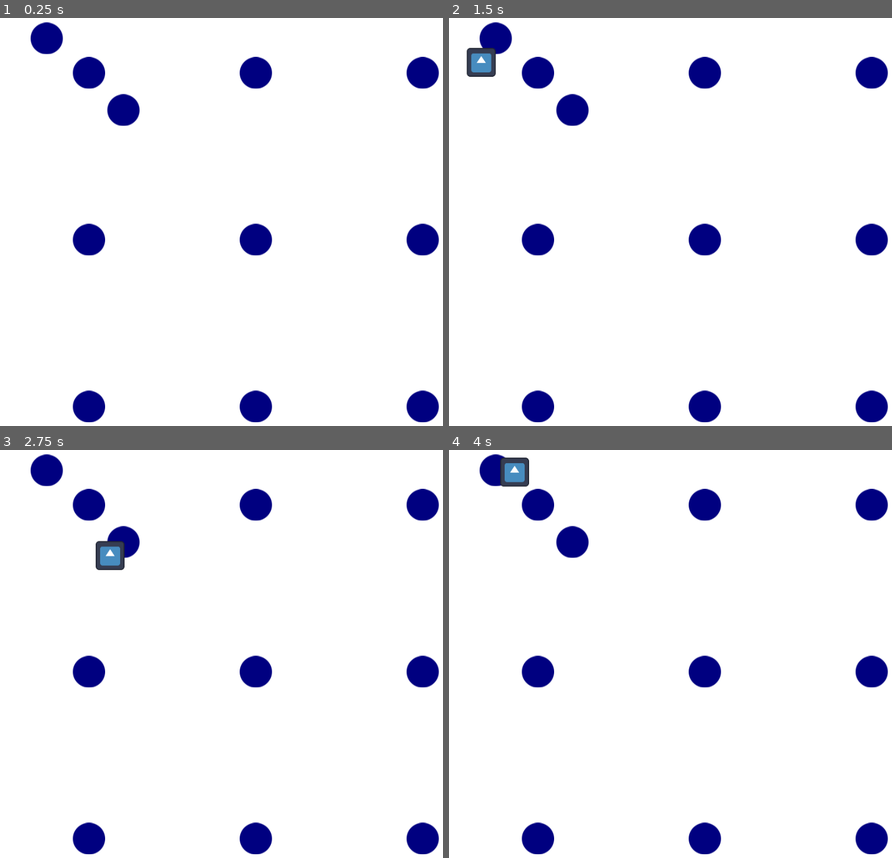
Above: before the commit, frames 1-4 (two rows, left to right).
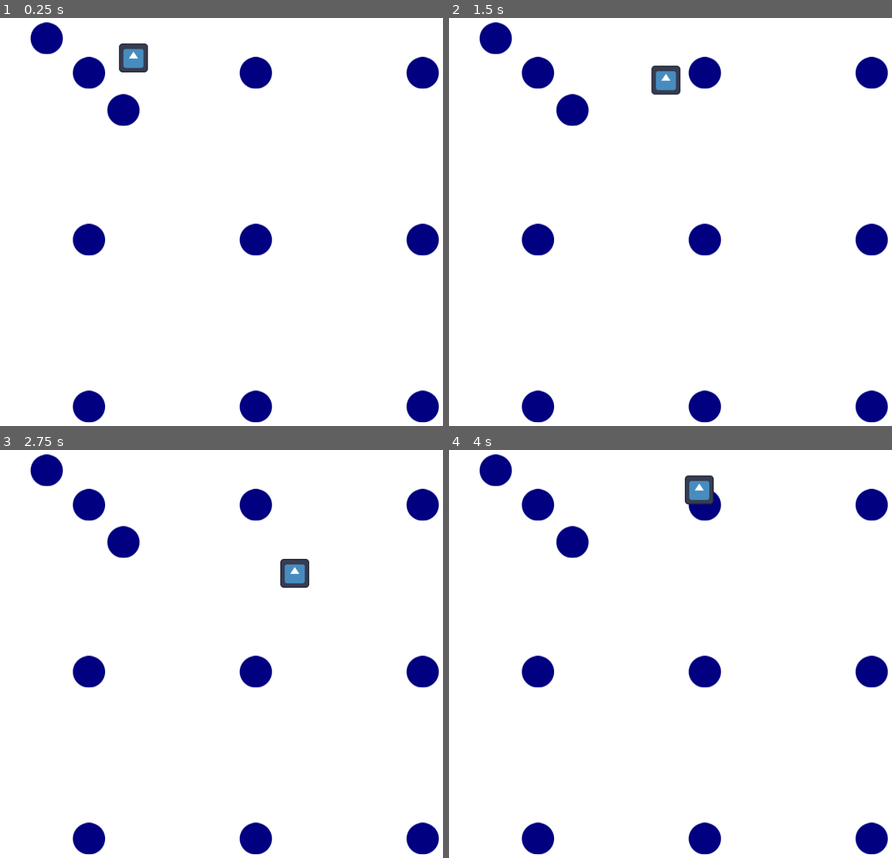
Above: after the commit, the same moments.

Repository: Jcalafange/IA_para_jogos
Game: Godot game, scene res://Cena1.tscn
The game is run twice, just before and just after one commit, with the same random seed, the same clock (stepped at 60 frames per second) and the same inputs. The engine's default icon, where the game draws it, is replaced by a stand-in: a white triangle on a blue panel in a dark square.
Inputs (mouse positions are in pixels of both pictures, inside the frame that each line leads up to):
- Up to frame 1 (0.25 s): no input
- Up to frame 2 (1.5 s): tap Enter at 0.5 s; move the mouse to (807, 213) at 0.52 s; hold Right (ui_right) 0.53-1.28 s; click (807, 213) at 0.67 s; move the mouse to (599, 262) at 1.27 s; hold Down (ui_down) from 1.28 s (still down); click (599, 262) at 1.42 s
- Up to frame 3 (2.75 s): move the mouse to (301, 560) at 2.02 s; release Down (ui_down) at 2.03 s; hold Right (ui_right) from 2.03 s (still down); click (301, 560) at 2.17 s
- Up to frame 4 (4 s): move the mouse to (674, 768) at 2.77 s; release Right (ui_right) at 2.78 s; hold Up (ui_up) 2.78-3.53 s; click (674, 768) at 2.92 s; move the mouse to (847, 743) at 3.52 s; hold Left (ui_left) from 3.53 s (still down); click (847, 743) at 3.67 s

The runs differ from the first frame. In frame 1, 0.5% of the frame differs, in the area x 26-34%, y 6-14%; in frame 2, 0.9%, in the area x 3-53%, y 7-19%; in frame 3, 0.9%; in frame 4, 0.9%.
Error before the commit: Parse Error: Function "set_active()" not found in base self. (res://Scripts/ZoneController.gd:17)

Commit message:
juntando

Diff:
--- a/Cena1.tscn
+++ b/Cena1.tscn
@@ -1,103 +1,44 @@
 [gd_scene load_steps=7 format=3 uid="uid://dvkx8053yek68"]
 
 [ext_resource type="Script" path="res://Scripts/GameController.gd" id="1_k3llr"]
-[ext_resource type="Script" path="res://Scripts/ZoneController.gd" id="1_ljc02"]
+[ext_resource type="PackedScene" uid="uid://c46y1mpjb84cc" path="res://scenes/zonas/Zone.tscn" id="2_ibn4e"]
+[ext_resource type="PackedScene" uid="uid://c7yjtaywdoswx" path="res://scenes/ball/ball.tscn" id="3_glsyj"]
 [ext_resource type="Script" path="res://Scripts/bola.gd" id="3_opcuk"]
-[ext_resource type="PackedScene" uid="uid://q8xmtsvy43sd" path="res://scenes/zonas/zona.tscn" id="2_dfa8g"]
-[ext_resource type="PackedScene" uid="uid://c7yjtaywdoswx" path="res://scenes/ball/ball.tscn" id="3_glsyj"]
 [ext_resource type="Texture2D" uid="uid://cflhx2ul21p2t" path="res://icon.svg" id="4_xq5yl"]
-[ext_resource type="PackedScene" uid="uid://c7yjtaywdoswx" path="res://scenes/ball/ball.tscn" id="3_glsyj"]
-
-[sub_resource type="RectangleShape2D" id="RectangleShape2D_aosd4"]
-size = Vector2(303, 300)
 
 [sub_resource type="RectangleShape2D" id="RectangleShape2D_rn4r2"]
 size = Vector2(52, 52)
-
 
 [node name="Node2D" type="Node2D"]
 
 [node name="GameController" type="Node2D" parent="."]
 script = ExtResource("1_k3llr")
 
-[node name="Zona" parent="GameController" groups=["Zonas"] instance=ExtResource("2_dfa8g")]
+[node name="Zone" parent="GameController" groups=["Zonas"] instance=ExtResource("2_ibn4e")]
 
-[node name="CollisionShape2D" type="CollisionShape2D" parent="GameController/Zona1"]
-position = Vector2(150.5, 151)
-shape = SubResource("RectangleShape2D_aosd4")
+[node name="Zone2" parent="GameController" groups=["Zonas"] instance=ExtResource("2_ibn4e")]
+position = Vector2(300, 0)
 
-[node name="Zona2" parent="GameController" groups=["Zonas"] instance=ExtResource("2_dfa8g")]
-offset_left = 300.0
-offset_right = 600.0
+[node name="Zone3" parent="GameController" groups=["Zonas"] instance=ExtResource("2_ibn4e")]
+position = Vector2(600, 0)
 
-[node name="CollisionShape2D" type="CollisionShape2D" parent="GameController/Zona2"]
-position = Vector2(453.5, 151)
-shape = SubResource("RectangleShape2D_aosd4")
+[node name="Zone4" parent="GameController" groups=["Zonas"] instance=ExtResource("2_ibn4e")]
+position = Vector2(0, 300)
 
-[node name="Zona3" parent="GameController" groups=["Zonas"] instance=ExtResource("2_dfa8g")]
-offset_left = 600.0
-offset_right = 900.0
+[node name="Zone5" parent="GameController" groups=["Zonas"] instance=ExtResource("2_ibn4e")]
+position = Vector2(300, 300)
 
-[node name="CollisionShape2D" type="CollisionShape2D" parent="GameController/Zona3"]
-position = Vector2(757.5, 151)
-shape = SubResource("RectangleShape2D_aosd4")
+[node name="Zone6" parent="GameController" groups=["Zonas"] instance=ExtResource("2_ibn4e")]
+position = Vector2(600, 300)
 
-[node name="Zona4" parent="GameController" groups=["Zonas"] instance=ExtResource("2_dfa8g")]
-offset_top = 300.0
-offset_bottom = 600.0
+[node name="Zone7" parent="GameController" groups=["Zonas"] instance=ExtResource("2_ibn4e")]
+position = Vector2(0, 600)
 
-[node name="CollisionShape2D" type="CollisionShape2D" parent="GameController/Zona4"]
-position = Vector2(149.5, 455)
-shape = SubResource("RectangleShape2D_aosd4")
+[node name="Zone8" parent="GameController" groups=["Zonas"] instance=ExtResource("2_ibn4e")]
+position = Vector2(300, 600)
 
-[node name="Zona5" parent="GameController" groups=["Zonas"] instance=ExtResource("2_dfa8g")]
-offset_left = 300.0
-offset_top = 300.0
-offset_right = 600.0
-offset_bottom = 600.0
-
-[node name="CollisionShape2D" type="CollisionShape2D" parent="GameController/Zona5"]
-position = Vector2(453.5, 455)
-shape = SubResource("RectangleShape2D_aosd4")
-
-[node name="Zona6" parent="GameController" groups=["Zonas"] instance=ExtResource("2_dfa8g")]
-offset_left = 600.0
-offset_top = 300.0
-offset_right = 900.0
-offset_bottom = 600.0
-
-[node name="CollisionShape2D" type="CollisionShape2D" parent="GameController/Zona6"]
-position = Vector2(759, 451)
-shape = SubResource("RectangleShape2D_aosd4")
-
-[node name="Zona7" parent="GameController" groups=["Zonas"] instance=ExtResource("2_dfa8g")]
-offset_top = 600.0
-offset_bottom = 900.0
-
-[node name="Zona8" parent="GameController" groups=["Zonas"] instance=ExtResource("2_dfa8g")]
-offset_left = 300.0
-offset_top = 600.0
-offset_right = 600.0
-offset_bottom = 900.0
-
-[node name="Zona9" parent="GameController" groups=["Zonas"] instance=ExtResource("2_dfa8g")]
-offset_left = 600.0
-offset_top = 600.0
-offset_right = 900.0
-offset_bottom = 900.0
-
-[node name="bola" type="CharacterBody2D" parent="."]
-position = Vector2(-92, 96)
-script = ExtResource("3_opcuk")
-metadata/_edit_group_ = true
-
-[node name="Sprite2D" type="Sprite2D" parent="bola"]
-position = Vector2(0, 7.62939e-06)
-scale = Vector2(0.40625, 0.40625)
-texture = ExtResource("4_xq5yl")
-
-[node name="CollisionShape2D" type="CollisionShape2D" parent="bola"]
-shape = SubResource("RectangleShape2D_rn4r2")
+[node name="Zone9" parent="GameController" groups=["Zonas"] instance=ExtResource("2_ibn4e")]
+position = Vector2(600, 600)
 
 [node name="ball" parent="GameController" groups=["Balls"] instance=ExtResource("3_glsyj")]
 position = Vector2(160, 155)
@@ -131,3 +72,16 @@
 
 [node name="ball11" parent="GameController" groups=["Balls"] instance=ExtResource("3_glsyj")]
 position = Vector2(760, 755)
+
+[node name="bola" type="CharacterBody2D" parent="."]
+position = Vector2(240, 128)
+script = ExtResource("3_opcuk")
+metadata/_edit_group_ = true
+
+[node name="Sprite2D" type="Sprite2D" parent="bola"]
+position = Vector2(0, 7.62939e-06)
+scale = Vector2(0.40625, 0.40625)
+texture = ExtResource("4_xq5yl")
+
+[node name="CollisionShape2D" type="CollisionShape2D" parent="bola"]
+shape = SubResource("RectangleShape2D_rn4r2")
--- a/Scripts/GameController.gd
+++ b/Scripts/GameController.gd
@@ -9,28 +9,28 @@
 	all_zones = get_tree().get_nodes_in_group("Zonas")
 	all_balls = get_tree().get_nodes_in_group("Balls")
 	set_process_input(true)
-	for ball in all_balls:
-		for zone in all_zones:
-			if(ball.position.x > zone.position.x and ball.position.x < (zone.position.x + zone.size.x) and ball.position.y > zone.position.y and ball.position.y < (zone.position.y + zone.size.y)):
-				zone.balls_in_zone.append(ball)
+	# Conecta os sinais de cada zona
 
-func _input(event):
-	if event is InputEventMouseButton and event.pressed:
-		for zone in all_zones:
-			if zone.is_inside_zone(get_viewport().get_mouse_position()):
-				toggle_zone(zone)
+	set_process_input(true)
 
 # Função para ativar/desativar zonas
-func toggle_zone(zone: ColorRect):
+func toggle_zone(zone: Area2D):
 	if zone in active_zones:
 		active_zones.erase(zone)
-		zone.modulate = Color(1, 1, 1)
+		zone.get_node("ColorRect").modulate = Color(1, 1, 1)  # Desativar (cor branca)
 	else:
 		active_zones.append(zone)
-		zone.modulate = Color(0, 1, 0) # Verde para zona ativa
+		zone.get_node("ColorRect").modulate = Color(0, 1, 0)  # Ativar (cor verde)
 
-# Atualiza as zonas ativas e suas bolas
+# Quando uma bola entra em uma zona
+func _on_ball_entered_zone(ball, zone):
+	print("Bola entrou na zona: ", ball, " Zona: ", zone)
+
+# Quando uma bola sai de uma zona
+func _on_ball_exited_zone(ball, zone):
+	print("Bola saiu da zona: ", ball, " Zona: ", zone)
+
+# Atualiza as zonas ativas e movimenta as bolas
 func _process(delta):
 	for zone in active_zones:
-		zone.update_color(delta, 5)
-		zone.move_balls()
+		zone.move_balls()  # Função customizada para mover bolas dentro da zona
--- a/Scripts/ZoneController.gd
+++ b/Scripts/ZoneController.gd
@@ -4,22 +4,24 @@
 
 var target_color: Color = Color(0, 1, 0)  # Cor alvo (ex: vermelho)
 var balls_in_zone = []
+signal ball_entered_zone(ball, zone)
+signal ball_exited_zone(ball, zone)
 
 func _ready():
 	original_color = modulate  # Armazena a cor original
-	add_to_group("zones")  # Adiciona a zona ao grupo "zones"
+	add_to_group("Zonas")  # Adiciona a zona ao grupo "Zonas"
 	connect("body_entered", Callable(self, "_on_body_entered"))  # Usando Callable
 	connect("body_exited", Callable(self, "_on_body_exited"))  # Usando Callable
 
 func _on_body_entered(body):
 	if body is CharacterBody2D:
 		print("A bola entrou na zona: ", self.name)  # Se a bola (jogador) entrou na zona
-		set_active(true)
+		#set_active(true)
 
 func _on_body_exited(body):
 	if body is CharacterBody2D:
 		print("A bola saiu da zona: ", self.name)  # Se a bola (jogador) saiu da zona
-		set_active(false)
+		#set_active(false)
 
 func update_color(delta: float, speed: float) -> void:
 	var time = Time.get_ticks_msec() / 1000.0  # Converte milissegundos para segundos
@@ -29,6 +31,16 @@
 func is_inside_zone(position: Vector2) -> bool:
 	return position.x >= self.position.x and position.x <= self.position.x + self.size.x and position.y >= self.position.y and position.y <= self.position.y + self.size.y
 
+func _on_Zone_area_entered(area):
+	if area.is_in_group("Balls"):  # Verifica se o objeto que entrou é uma bola
+		balls_in_zone.append(area)
+		print("Bola entrou na zona: ", area)
+
+func _on_Zone_area_exited(area):
+	if area.is_in_group("Balls"):  # Verifica se o objeto que saiu é uma bola
+		balls_in_zone.erase(area)
+		print("Bola saiu da zona: ", area)
+
 func move_balls() -> void:
 	for ball in balls_in_zone:
 		ball.move((self.position.x + 25), (self.position.x + 275))
--- a/Scripts/bola.gd
+++ b/Scripts/bola.gd
@@ -34,9 +34,9 @@
 
 				# Verifica se a posição da bola está dentro dos limites do retângulo
 				if self.global_position.x > zone_position.x - rect_size.x / 2 and \
-				   self.global_position.x < zone_position.x + rect_size.x / 2 and \
-				   self.global_position.y > zone_position.y - rect_size.y / 2 and \
-				   self.global_position.y < zone_position.y + rect_size.y / 2:
+					self.global_position.x < zone_position.x + rect_size.x / 2 and \
+					self.global_position.y > zone_position.y - rect_size.y / 2 and \
+					self.global_position.y < zone_position.y + rect_size.y / 2:
 					zone.set_active(true)
 				else:
 					zone.set_active(false)
--- /dev/null
+++ b/scenes/zonas/Zone.tscn
@@ -0,0 +1,17 @@
+[gd_scene load_steps=3 format=3 uid="uid://c46y1mpjb84cc"]
+
+[ext_resource type="Script" path="res://Scripts/ZoneController.gd" id="1_lir84"]
+
+[sub_resource type="RectangleShape2D" id="RectangleShape2D_ku2m0"]
+size = Vector2(322, 322)
+
+[node name="Area2D" type="Area2D"]
+script = ExtResource("1_lir84")
+
+[node name="CollisionShape2D" type="CollisionShape2D" parent="."]
+position = Vector2(151, 151)
+shape = SubResource("RectangleShape2D_ku2m0")
+
+[node name="ColorRect" type="ColorRect" parent="."]
+offset_right = 300.0
+offset_bottom = 300.0
--- a/scenes/zonas/zona.tscn
+++ b/scenes/zonas/zona.tscn
@@ -1,8 +1,15 @@
-[gd_scene load_steps=2 format=3 uid="uid://q8xmtsvy43sd"]
+[gd_scene load_steps=3 format=3 uid="uid://q8xmtsvy43sd"]
 
 [ext_resource type="Script" path="res://Scripts/ZoneController.gd" id="1_hrn5m"]
+
+[sub_resource type="RectangleShape2D" id="RectangleShape2D_c7nxh"]
 
 [node name="Zona" type="ColorRect"]
 offset_right = 300.0
 offset_bottom = 300.0
+
+[node name="Area2D" type="Area2D" parent="."]
 script = ExtResource("1_hrn5m")
+
+[node name="CollisionShape2D" type="CollisionShape2D" parent="Area2D"]
+shape = SubResource("RectangleShape2D_c7nxh")
